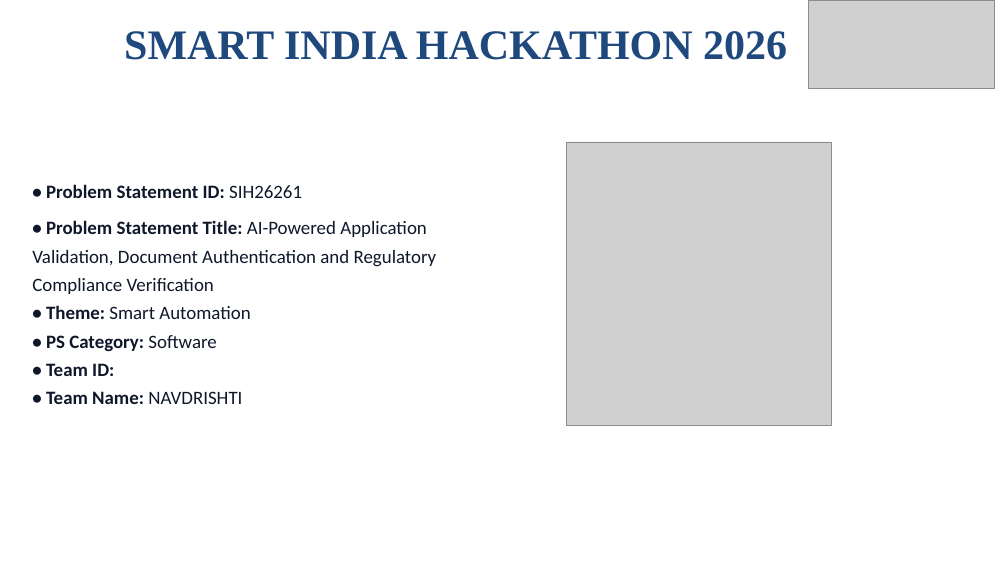
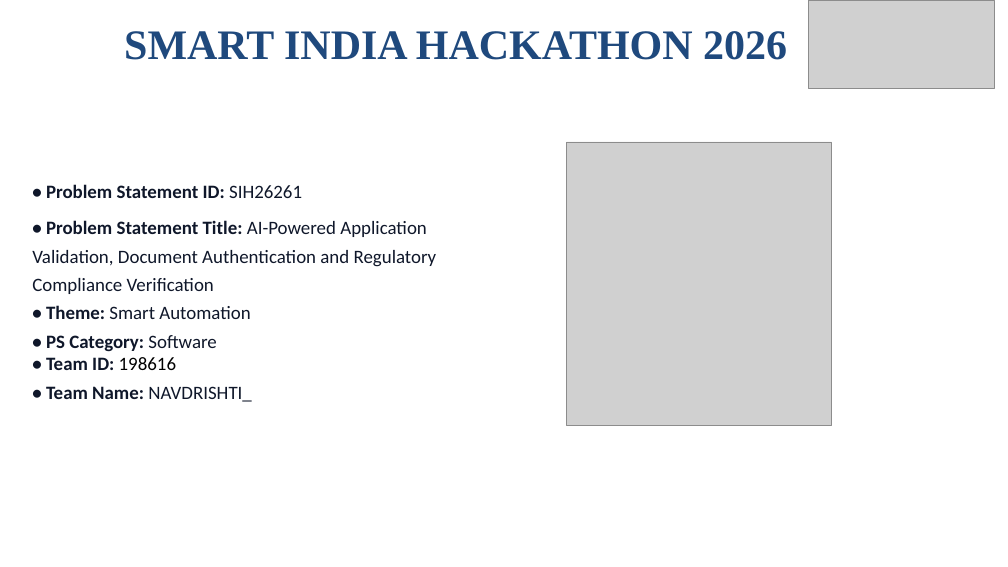
Before and after one commit to Aravkataria/ARGUS, a slide deck: slide 1 of final.pptx. Drawn at 1008x567 pixels with LibreOffice and Linux fonts; fonts in the diff are those of the drawing; grey boxes stand for pictures; background and template pictures are left out. Boxes give left, top, right and bottom in pixels: in the first picture for what was removed or moved away, otherwise in the second. Text is boxed around its words. In the diff, an @@ line names an element or a change of style, - is before the commit and + after.

```diff
--- a/final.pptx
+++ b/final.pptx
@@ text at bbox=[46, 357, 251, 402]: text changed @@
-• Team ID:
-• Team Name: NAVDRISHTI
+• Team ID: 198616
+• Team Name: NAVDRISHTI_
```
Also in this commit, not shown: 5 other slides changed, 7 other files.
